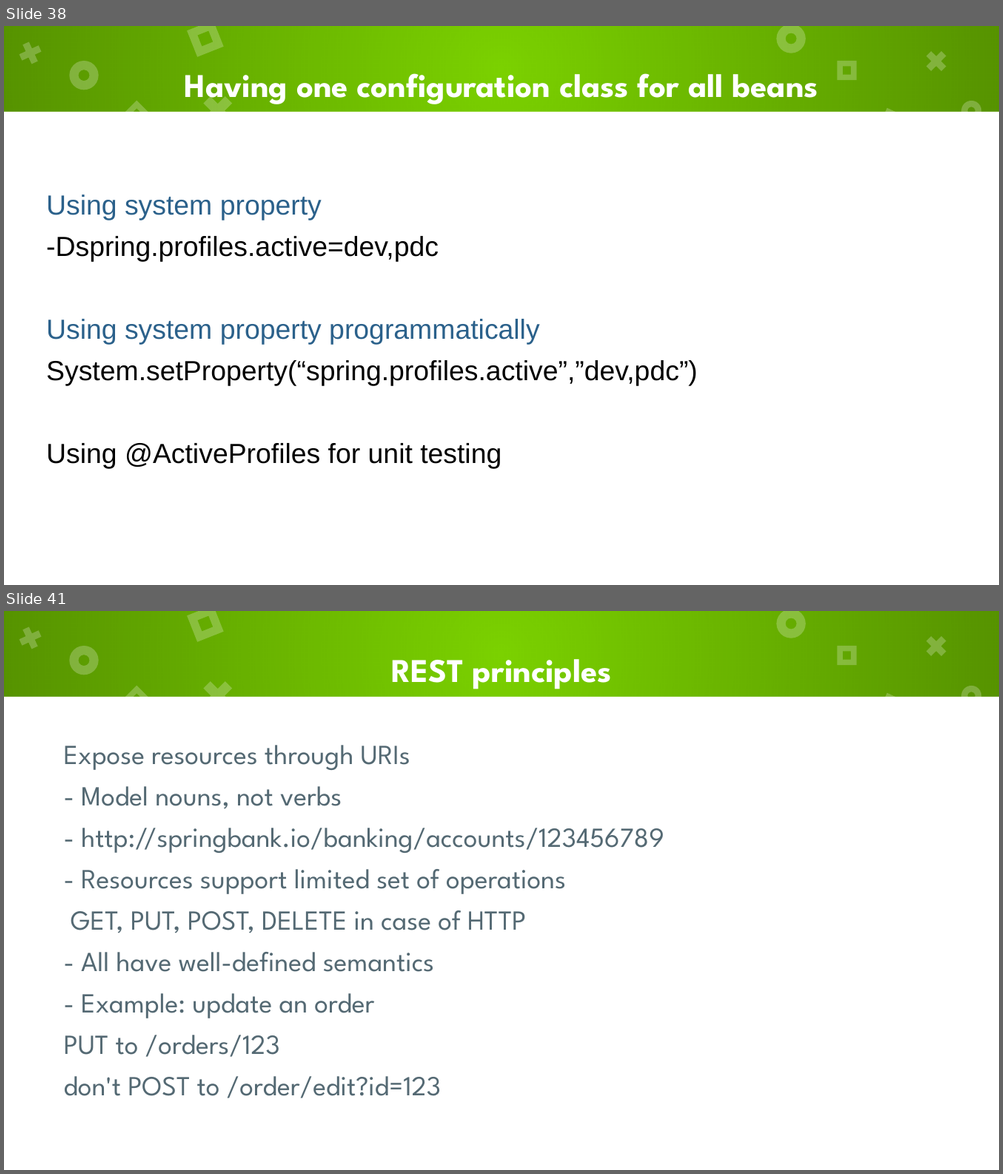
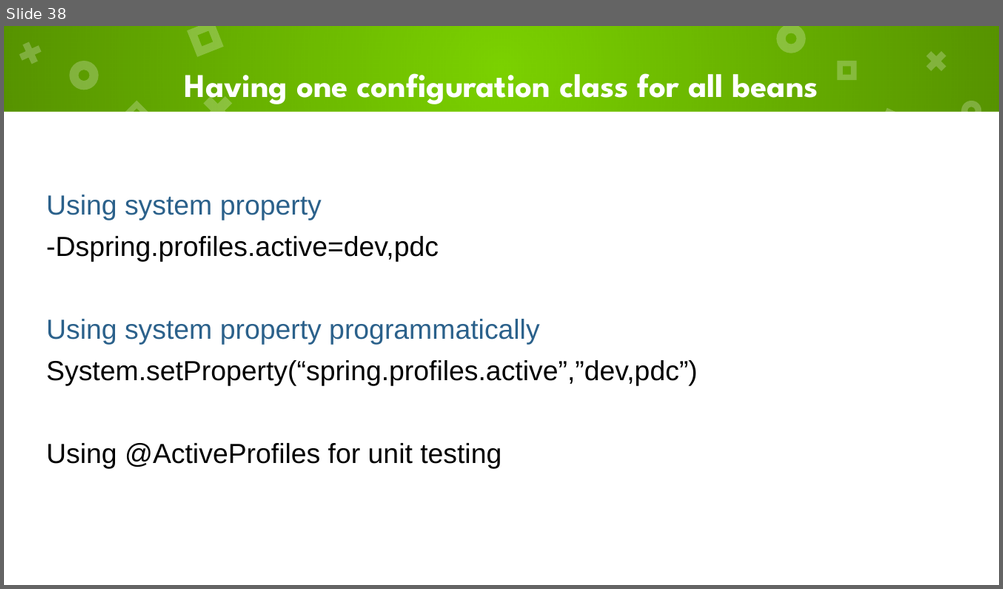
Before and after one commit to digiterati-oct2020/resources, a slide deck: training_materials/01_springcore_intro.pptx. Shown one above the other, each under a label of ours: slides 38 and 41 before the commit, slide 38 after it; the slides between them are not shown. The pictures are 1003x1174 and 1003x589 pixels, drawn with LibreOffice and Linux fonts; fonts in the diff are those of the drawing. Boxes give left, top, right and bottom in pixels: in the first picture for what was removed or moved away, otherwise in the second. Text is boxed around its words. In the diff, an @@ line names an element or a change of style, - is before the commit and + after.

```diff
--- a/training_materials/01_springcore_intro.pptx
+++ b/training_materials/01_springcore_intro.pptx
@@ slide 41 removed at (4,611,999,1170), background #7BD100; not listed: 14 template elements that a slide beside it also shows @@
@@ title removed at (391,659,612,689) @@
-REST principles
@@ text removed at (64,745,664,1099) @@
-Expose resources through URIs
-- Model nouns, not verbs
-- http://springbank.io/banking/accounts/123456789
-- Resources support limited set of operations
-GET, PUT, POST, DELETE in case of HTTP
-- All have well-defined semantics
-- Example: update an order
-PUT to /orders/123
-don't POST to /order/edit?id=123
```
Also in this commit, not shown: 5 other slides removed.
